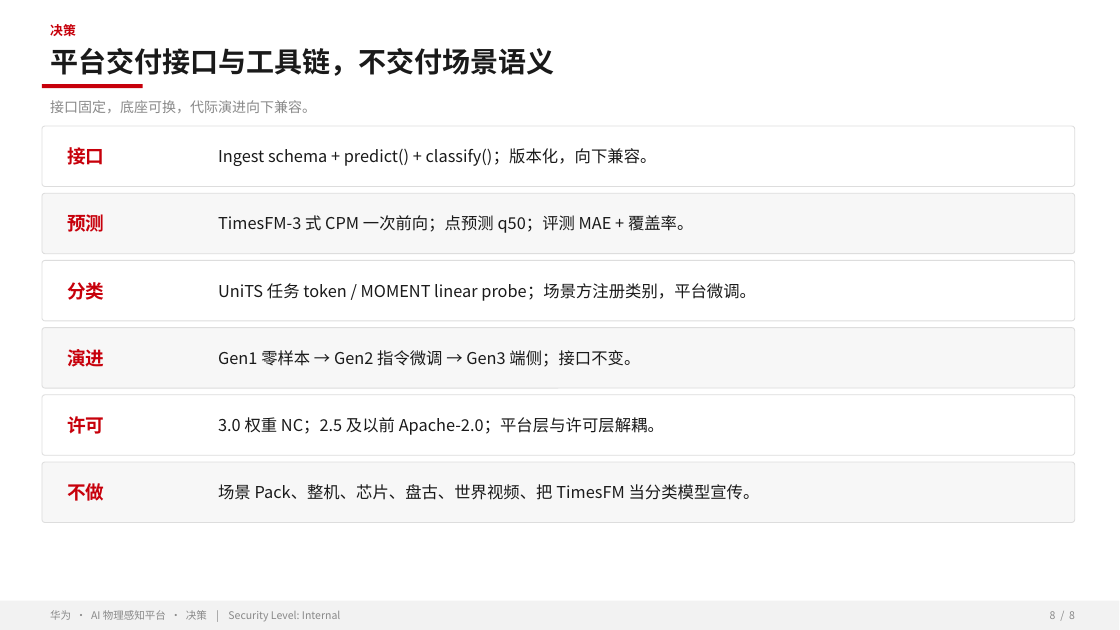
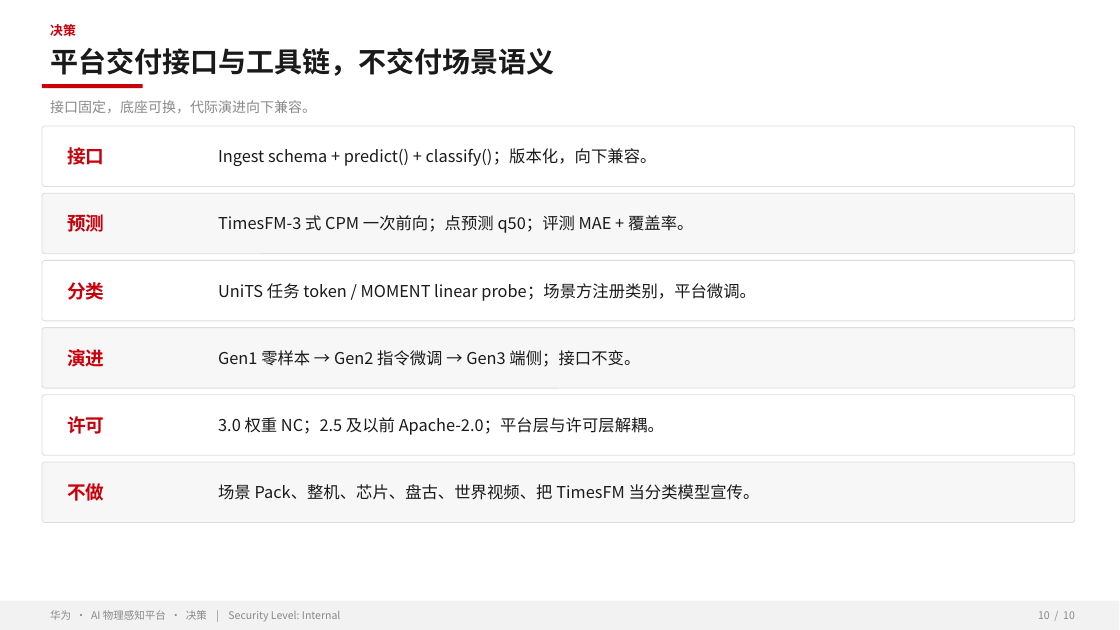
Before and after one commit to zhangrui1123/ai-physical-sensing, a slide deck: slide 10 of AI物理感知平台-华为汇报.pptx (slide 8 before the commit). Drawn at 1120x630 pixels with LibreOffice and Linux fonts; fonts in the diff are those of the drawing; background and template pictures are left out. Boxes give left, top, right and bottom in pixels: in the first picture for what was removed or moved away, otherwise in the second. Text is boxed around its words. In the diff, an @@ line names an element or a change of style, - is before the commit and + after.

```diff
--- a/AI物理感知平台-华为汇报.pptx
+++ b/AI物理感知平台-华为汇报.pptx
@@ text at bbox=[1038, 611, 1075, 619]: text changed @@
-8 / 8
+10 / 10
```
Also in this commit, not shown: 7 other slides changed, 2 slides added, 1 other file.
